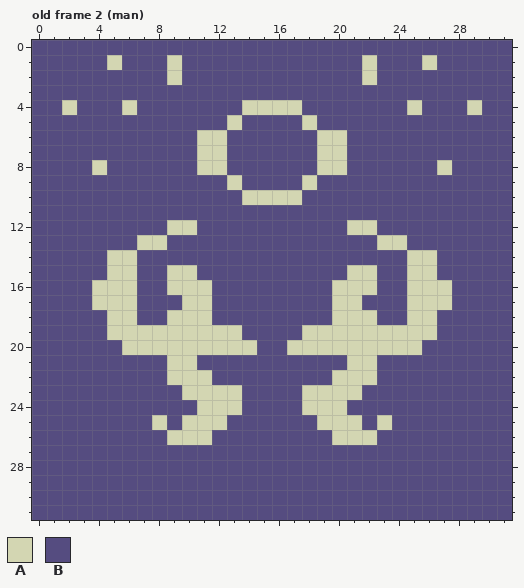
Two states of a pixel-art file, assets/tiles.ase. Above: the version before the commit.
32x32 pixels, 18 frames. Shown: old frame 2 (man).
Palette (. is transparent): A #d3d6b2  B #554c80
Pixels before, old frame 2 (man), first column x 0:
 0 BBBBBBBBBBBBBBBBBBBBBBBBBBBBBBBB
 1 BBBBBABBBABBBBBBBBBBBBABBBABBBBB
 2 BBBBBBBBBABBBBBBBBBBBBABBBBBBBBB
 3 BBBBBBBBBBBBBBBBBBBBBBBBBBBBBBBB
 4 BBABBBABBBBBBBAAAABBBBBBBABBBABB
 5 BBBBBBBBBBBBBABBBBABBBBBBBBBBBBB
 6 BBBBBBBBBBBAABBBBBBAABBBBBBBBBBB
 7 BBBBBBBBBBBAABBBBBBAABBBBBBBBBBB
 8 BBBBABBBBBBAABBBBBBAABBBBBBABBBB
 9 BBBBBBBBBBBBBABBBBABBBBBBBBBBBBB
10 BBBBBBBBBBBBBBAAAABBBBBBBBBBBBBB
11 BBBBBBBBBBBBBBBBBBBBBBBBBBBBBBBB
12 BBBBBBBBBAABBBBBBBBBBAABBBBBBBBB
13 BBBBBBBAABBBBBBBBBBBBBBAABBBBBBB
14 BBBBBAABBBBBBBBBBBBBBBBBBAABBBBB
15 BBBBBAABBAABBBBBBBBBBAABBAABBBBB
16 BBBBAAABBAAABBBBBBBBAAABBAAABBBB
17 BBBBAAABBBAABBBBBBBBAABBBAAABBBB
18 BBBBBAABBAAABBBBBBBBAAABBAABBBBB
19 BBBBBAAAAAAAAABBBBAAAAAAAAABBBBB
20 BBBBBBAAAAAAAAABBAAAAAAAAABBBBBB
21 BBBBBBBBBAABBBBBBBBBBAABBBBBBBBB
22 BBBBBBBBBAAABBBBBBBBAAABBBBBBBBB
23 BBBBBBBBBBAAAABBBBAAAABBBBBBBBBB
24 BBBBBBBBBBBAAABBBBAAABBBBBBBBBBB
25 BBBBBBBBABAAABBBBBBAAABABBBBBBBB
26 BBBBBBBBBAAABBBBBBBBAAABBBBBBBBB
27 BBBBBBBBBBBBBBBBBBBBBBBBBBBBBBBB
28 BBBBBBBBBBBBBBBBBBBBBBBBBBBBBBBB
29 BBBBBBBBBBBBBBBBBBBBBBBBBBBBBBBB
30 BBBBBBBBBBBBBBBBBBBBBBBBBBBBBBBB
31 BBBBBBBBBBBBBBBBBBBBBBBBBBBBBBBB
After:
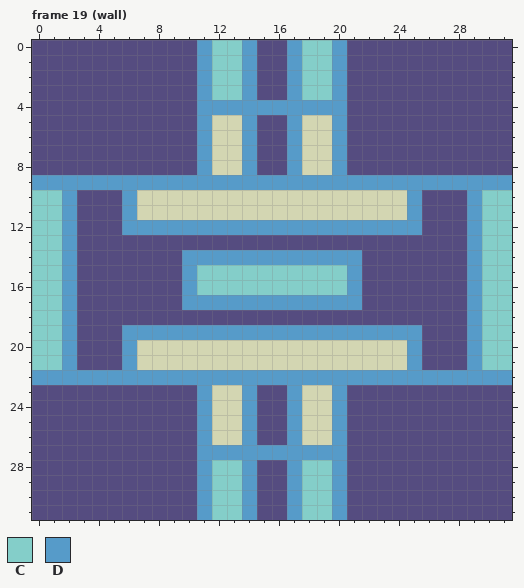
Colours new in this view: C #84cec9  D #569bc9
A new or re-ordered frame is compared with the old frame closest to it.
The edit:
frames 18 -> 19
Frame 19 (wall) is new; against old frame 2 (man):
The author changed colour B to colour A in row 5 at x 12 and 19; in rows 6 to 8 at x 13 and 18; in row 10 at x 7 to 13 and 18 to 24; in row 11 at x 7 to 24; in row 20 at x 15 to 16; in row 21 at x 7 to 8, 11 to 20 and 23 to 24.
The author changed colour B to colour A in row 25 at x 13 and 18; in row 26 at x 12 to 13 and 18 to 19.
The author changed colour A to colour B in row 1 at x 5, 9, 22 and 26; in row 2 at x 9 and 22; in row 4 at x 2, 6, 25 and 29; in row 8 at x 4 and 27; in row 13 at x 7 to 8 and 23 to 24; in row 14 at x 5 to 6 and 25 to 26.
The author changed colour A to colour B in row 15 at x 5 to 6, 9, 22 and 25 to 26; in row 16 at x 4 to 6, 9, 22 and 25 to 27; in row 17 at x 4 to 6 and 25 to 27; in row 18 at x 5 to 6, 9 to 11, 20 to 22 and 25 to 26; in row 19 at x 5 and 26; in row 23 at x 10 and 21.
The author changed colour A to colour B in row 25 at x 8, 10, 21 and 23; in row 26 at x 9 to 10 and 21 to 22.
The author changed colour A to colour C in row 16 at x 11 and 20.
The author changed colour B to colour C in rows 0 to 3 at x 12 to 13 and 18 to 19; in rows 10 to 14 at x 0 to 1 and 30 to 31; in row 15 at x 0 to 1, 11 to 20 and 30 to 31; in row 16 at x 0 to 1, 12 to 19 and 30 to 31; in rows 17 to 21 at x 0 to 1 and 30 to 31; in rows 28 to 31 at x 12 to 13 and 18 to 19.
The author changed colour A to colour D in row 4 at x 14 to 17; in rows 6 to 8 at x 11 and 20; in row 9 at x 13 and 18; in row 12 at x 9 to 10 and 21 to 22; in rows 15 to 16 at x 10 and 21; in row 17 at x 10 to 11 and 20 to 21.
The author changed colour A to colour D in row 19 at x 6 to 13 and 18 to 25; in row 20 at x 6 and 25; in row 22 at x 9 to 11 and 20 to 22; in rows 23 to 26 at x 11 and 20.
The author changed colour B to colour D in rows 0 to 3 at x 11, 14, 17 and 20; in row 4 at x 11 to 13 and 18 to 20; in row 5 at x 11, 14, 17 and 20; in rows 6 to 8 at x 14 and 17; in row 9 at x 0 to 12, 14 to 17 and 19 to 31; in rows 10 to 11 at x 2, 6, 25 and 29.
The author changed colour B to colour D in row 12 at x 2, 6 to 8, 11 to 20, 23 to 25 and 29; in row 13 at x 2 and 29; in row 14 at x 2, 10 to 21 and 29; in rows 15 to 16 at x 2 and 29; in row 17 at x 2, 12 to 19 and 29; in row 18 at x 2 and 29.
The author changed colour B to colour D in row 19 at x 2, 14 to 17 and 29; in row 20 at x 2 and 29; in row 21 at x 2, 6, 25 and 29; in row 22 at x 0 to 8, 12 to 19 and 23 to 31; in rows 23 to 26 at x 14 and 17; in row 27 at x 11 to 20.
The author changed colour B to colour D in rows 28 to 31 at x 11, 14, 17 and 20.
